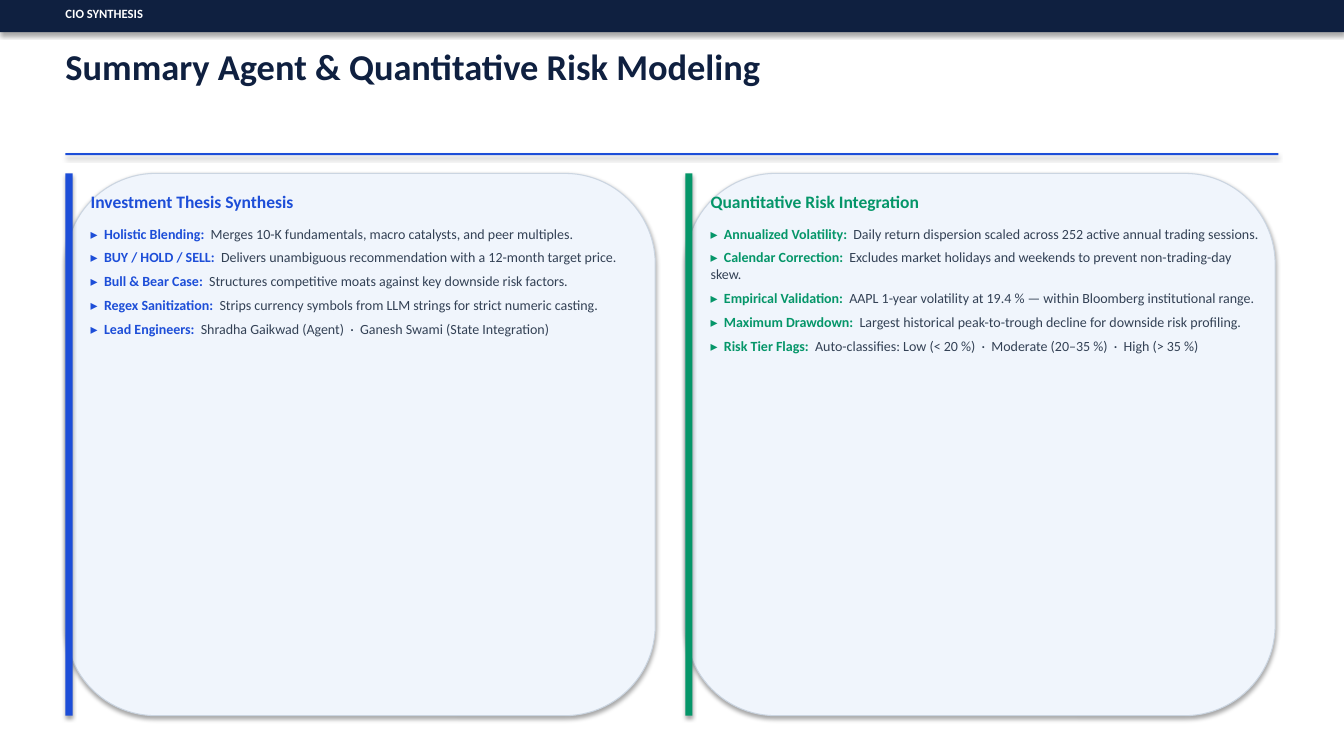
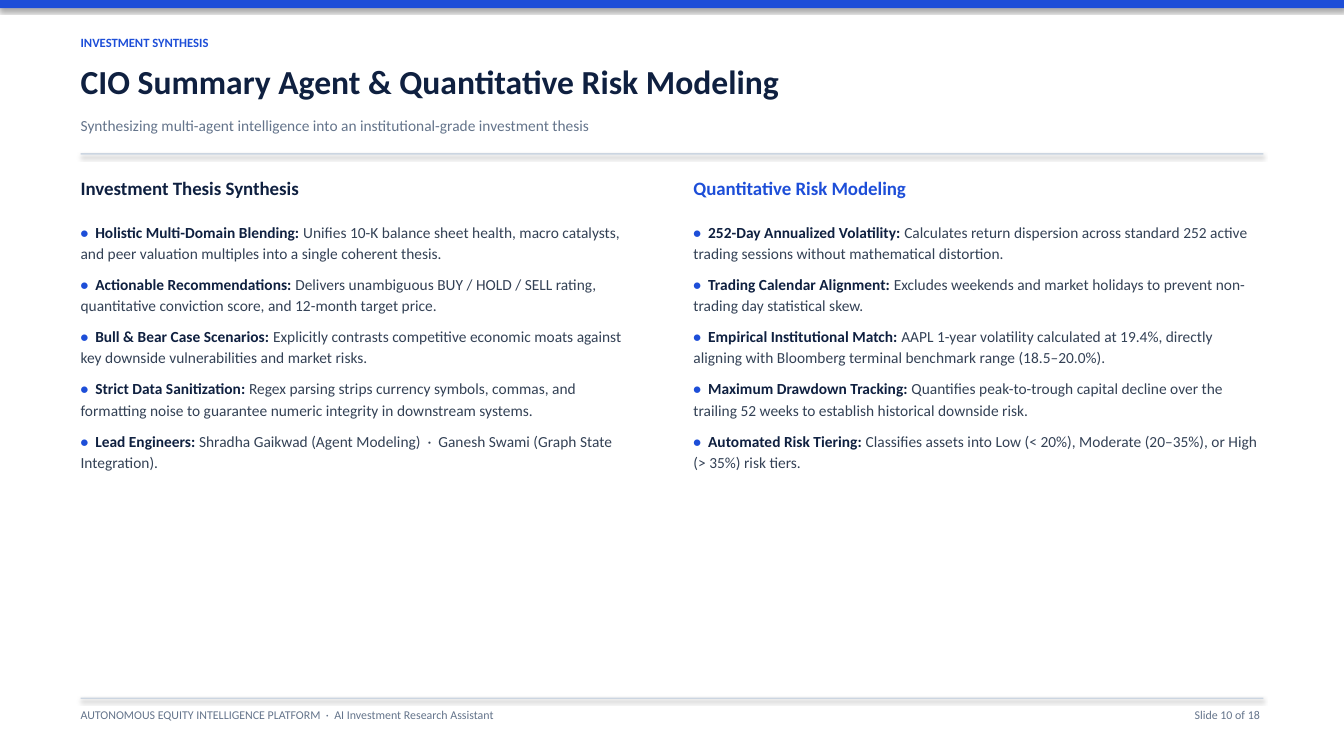
Before and after one commit to SagarTrimukhe/ai-investment-research-assistant, a slide deck: slide 10 of CAPSTONE_PROJECT_PRESENTATION.pptx. Drawn at 1344x756 pixels with LibreOffice and Linux fonts; fonts in the diff are those of the drawing. Boxes give left, top, right and bottom in pixels: in the first picture for what was removed or moved away, otherwise in the second. Text is boxed around its words. In the diff, an @@ line names an element or a change of style, - is before the commit and + after.

Commit message:
design: streamline presentation to clean, simple bullet format with executive styling

```diff
--- a/CAPSTONE_PROJECT_PRESENTATION.pptx
+++ b/CAPSTONE_PROJECT_PRESENTATION.pptx
@@ rectangle: place and size @@
-rectangle at (0,0,1344,32)
+rectangle at (0,0,1344,8)
@@ rectangle at (0,0,1344,8): fill #0F2040 to #1D4ED8 @@
@@ text at (81,38,208,47): text changed; text colour #FFFFFF to #1D4ED8 @@
-CIO SYNTHESIS
+INVESTMENT SYNTHESIS
@@ text at (81,70,779,100): text changed; size 26 to 24 pt @@
-Summary Agent & Quantitative Risk Modeling
+CIO Summary Agent & Quantitative Risk Modeling
@@ text added at (81,120,589,134), 11 pt, text #64748B @@
+Synthesizing multi-agent intelligence into an institutional-grade investment thesis
@@ rounded rectangle removed at (66,173,655,716) @@
@@ rectangle removed at (66,173,73,716) @@
@@ text "Investment Thesis Synthesis": place and size @@
-text "Investment Thesis Synthesis" at (91,195,617,337)
+text "Investment Thesis Synthesis" at (81,181,621,471)
@@ rectangle: place and size @@
-rectangle at (66,153,1278,155)
+rectangle at (81,153,1263,154)
@@ rectangle at (81,153,1263,154): fill #1D4ED8 to #CBD5E1 @@
@@ rounded rectangle removed at (686,173,1275,716) @@
@@ rectangle removed at (686,173,693,716) @@
@@ text at (81,181,299,198): size 12.5 to 13.5 pt, text colour #1D4ED8 to #0F2040 in "Investment Thesis Synthesis"; more space between paragraphs @@
@@ text at (693,181,1256,470): text changed; size 10 to 11 pt @@
-Quantitative Risk Integration
-▸ Annualized Volatility: Daily return dispersion scaled across 252 active annual trading sessions.
-▸ Calendar Correction: Excludes market holidays and weekends to prevent non-trading-day skew.
-▸ Empirical Validation: AAPL 1-year volatility at 19.4 % — within Bloomberg institutional range.
-▸ Maximum Drawdown: Largest historical peak-to-trough decline for downside risk profiling.
-▸ Risk Tier Flags: Auto-classifies: Low (< 20 %) · Moderate (20–35 %) · High (> 35 %)
+Quantitative Risk Modeling
+• 252-Day Annualized Volatility: Calculates return dispersion across standard 252 active trading sessions without mathematical distortion.
+• Trading Calendar Alignment: Excludes weekends and market holidays to prevent non-trading day statistical skew.
+• Empirical Institutional Match: AAPL 1-year volatility calculated at 19.4%, directly aligning with Bloomberg terminal benchmark range (18.5–20.0%).
+• Maximum Drawdown Tracking: Quantifies peak-to-trough capital decline over the trailing 52 weeks to establish historical downside risk.
+• Automated Risk Tiering: Classifies assets into Low (< 20%), Moderate (20–35%), or High (> 35%) risk tiers.
@@ text at (81,227,621,471): text changed; size 10 to 11 pt @@
-▸ Holistic Blending: Merges 10-K fundamentals, macro catalysts, and peer multiples.
-▸ BUY / HOLD / SELL: Delivers unambiguous recommendation with a 12-month target price.
-▸ Bull & Bear Case: Structures competitive moats against key downside risk factors.
-▸ Regex Sanitization: Strips currency symbols from LLM strings for strict numeric casting.
-▸ Lead Engineers: Shradha Gaikwad (Agent) · Ganesh Swami (State Integration)
+• Holistic Multi-Domain Blending: Unifies 10-K balance sheet health, macro catalysts, and peer valuation multiples into a single coherent thesis.
+• Actionable Recommendations: Delivers unambiguous BUY / HOLD / SELL rating, quantitative conviction score, and 12-month target price.
+• Bull & Bear Case Scenarios: Explicitly contrasts competitive economic moats against key downside vulnerabilities and market risks.
+• Strict Data Sanitization: Regex parsing strips currency symbols, commas, and formatting noise to guarantee numeric integrity in downstream systems.
+• Lead Engineers: Shradha Gaikwad (Agent Modeling) · Ganesh Swami (Graph State Integration).
@@ rectangle added at (81,698,1263,699), fill #CBD5E1 @@
@@ text added at (81,711,493,721), 8.5 pt, text #64748B @@
+AUTONOMOUS EQUITY INTELLIGENCE PLATFORM · AI Investment Research Assistant
@@ text added at (1195,711,1260,719), 8.5 pt, text #64748B @@
+Slide 10 of 18
```
Also in this commit, not shown: 15 other slides changed, 2 slides added, 2 slides removed.
